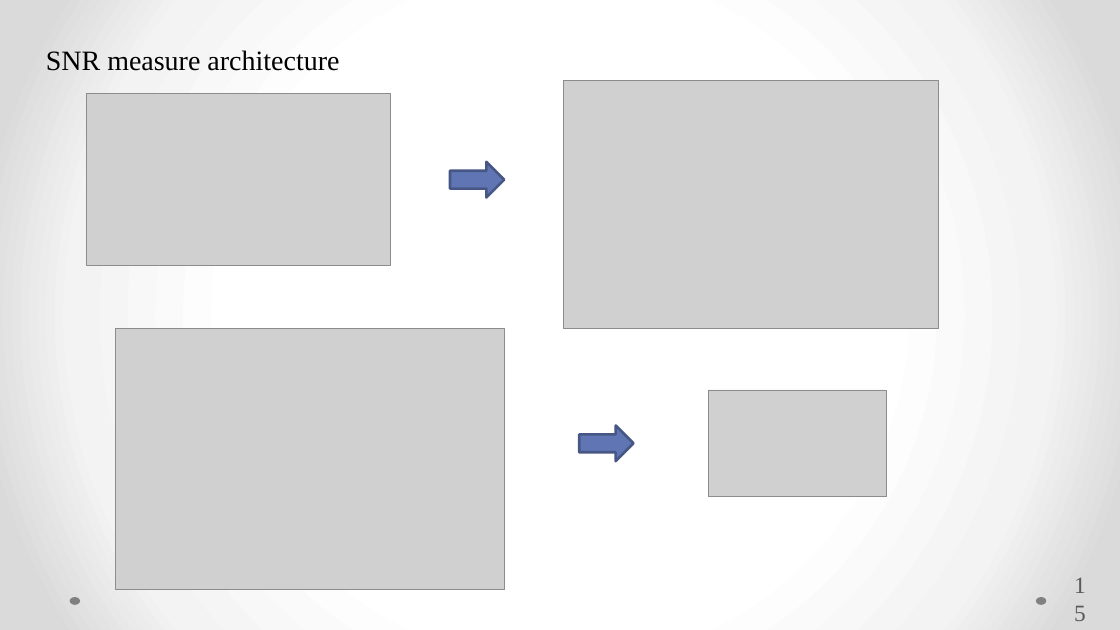
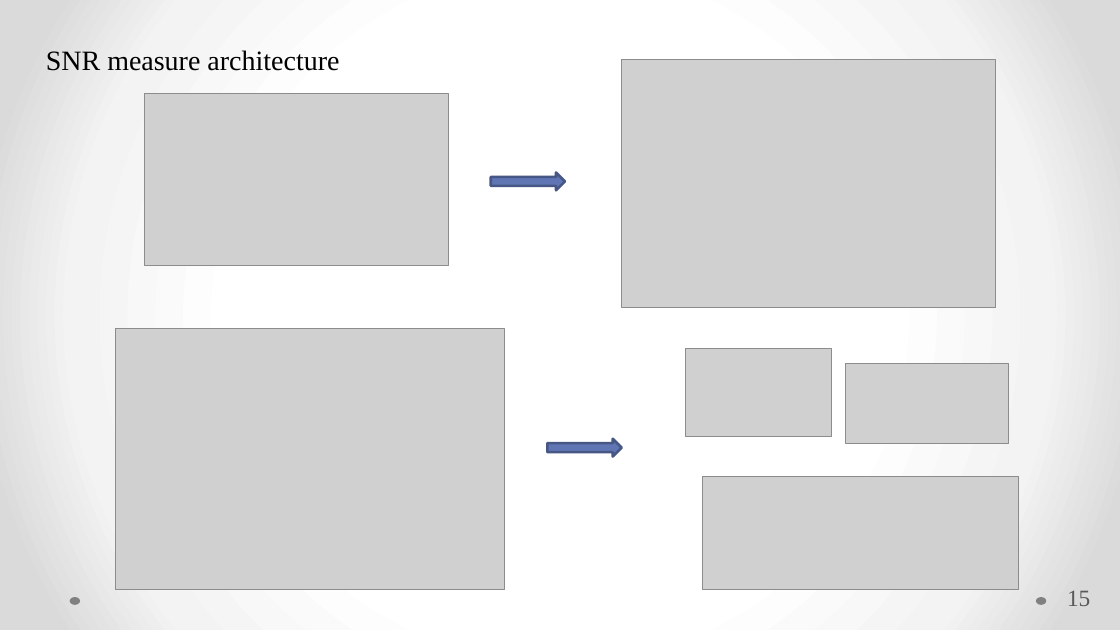
Before and after one commit to Radiophantom/master_yoda, a slide deck: slide 15 of VKR.pptx. Drawn at 1120x630 pixels with LibreOffice and Linux fonts; fonts in the diff are those of the drawing; grey boxes stand for pictures. Boxes give left, top, right and bottom in pixels: in the first picture for what was removed or moved away, otherwise in the second. Text is boxed around its words. In the diff, an @@ line names an element or a change of style, - is before the commit and + after.

```diff
--- a/VKR.pptx
+++ b/VKR.pptx
@@ picture: place and size @@
-picture at (564, 81, 938, 329)
+picture at (622, 60, 996, 308)
@@ picture: place and size @@
-picture at (87, 93, 391, 266)
+picture at (145, 94, 449, 266)
@@ right arrow: place and size @@
-right arrow at (450, 162, 505, 197)
+right arrow at (491, 172, 565, 190)
@@ picture: place and size @@
-picture at (709, 390, 886, 497)
+picture at (686, 349, 831, 436)
@@ picture added at (845, 364, 1008, 444) @@
@@ right arrow: place and size @@
-right arrow at (580, 426, 634, 461)
+right arrow at (548, 439, 622, 456)
@@ picture added at (702, 476, 1019, 590) @@
@@ page number rewrapped from (1072, 581, 1091, 615) to (1067, 590, 1090, 606) @@
```
Also in this commit, not shown: 15 other slides changed, 1 slide added, 2 slides removed.
